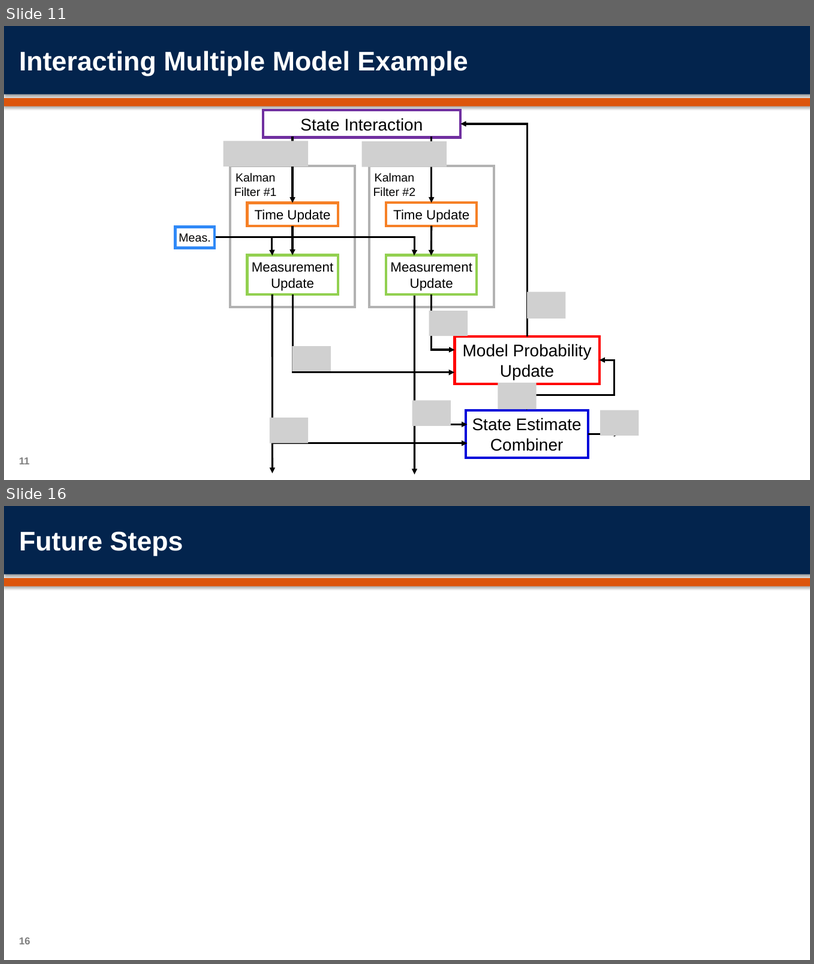
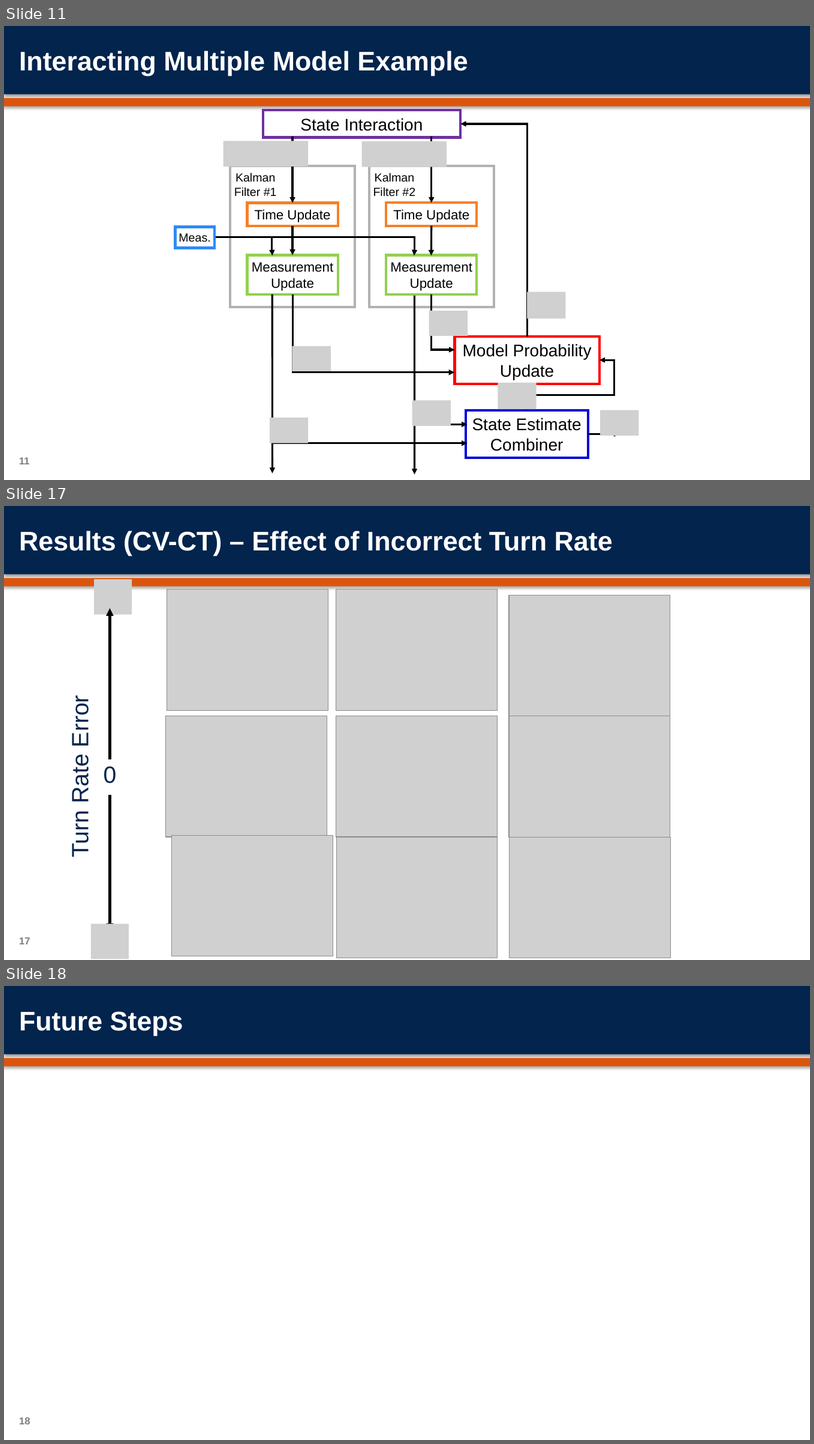
Before and after one commit to orenmillerrr/Optimal-Final-Project, a slide deck: report/OptimalFinalPresentation.pptx. Shown one above the other, each under a label of ours: slides 11 and 16 before the commit, slides 11, 17 and 18 after it; the slides between them are not shown. The pictures are 814x964 and 814x1444 pixels, drawn with LibreOffice and Linux fonts; fonts in the diff are those of the drawing; grey boxes stand for pictures; background and template pictures are left out. Boxes give left, top, right and bottom in pixels: in the first picture for what was removed or moved away, otherwise in the second. Text is boxed around its words. In the diff, an @@ line names an element or a change of style, - is before the commit and + after.

```diff
--- a/report/OptimalFinalPresentation.pptx
+++ b/report/OptimalFinalPresentation.pptx
@@ slide 17 added at bbox=[4, 506, 810, 960], background #FFFFFF; not listed: 2 template elements that a slide beside it also shows @@
@@ title added at bbox=[19, 531, 613, 555], 32 pt, text #FFFFFF, bold @@
+Results (CV-CT) – Effect of Incorrect Turn Rate
@@ picture added at bbox=[94, 579, 132, 614] @@
@@ picture added at bbox=[167, 589, 329, 711] @@
@@ picture added at bbox=[336, 589, 498, 711] @@
@@ picture added at bbox=[509, 595, 671, 716] @@
@@ arrow added from (110, 759) to (110, 608), #000000 3 pt @@
@@ text added at bbox=[59, 672, 100, 881], fill #FFFFFF, 28 pt, text #03244D @@
+Turn Rate Error
@@ picture added at bbox=[166, 716, 327, 837] @@
@@ picture added at bbox=[336, 716, 498, 837] @@
@@ picture added at bbox=[509, 716, 671, 837] @@
@@ text added at bbox=[104, 766, 117, 783], 28 pt, text #03244D @@
+0
@@ arrow added from (110, 795) to (110, 931), #000000 3 pt @@
@@ picture added at bbox=[171, 835, 333, 956] @@
@@ picture added at bbox=[337, 837, 498, 958] @@
@@ picture added at bbox=[510, 837, 671, 958] @@
@@ rectangle added at bbox=[671, 882, 810, 959], fill #FFFFFF @@
@@ page number added at bbox=[19, 937, 30, 944], 12 pt, text #7F7F7F, bold @@
+17
@@ picture added at bbox=[91, 924, 129, 958] @@
@@ what was slide 16 is now slide 18 @@
```
Also in this commit, not shown: 2 slides changed, 2 other slides added, 1 slide removed.
